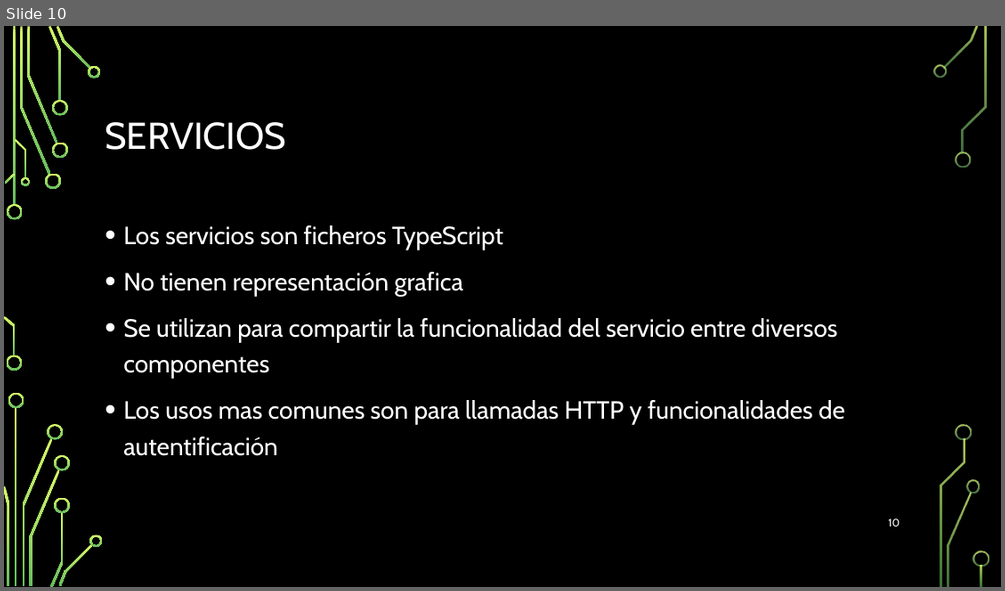
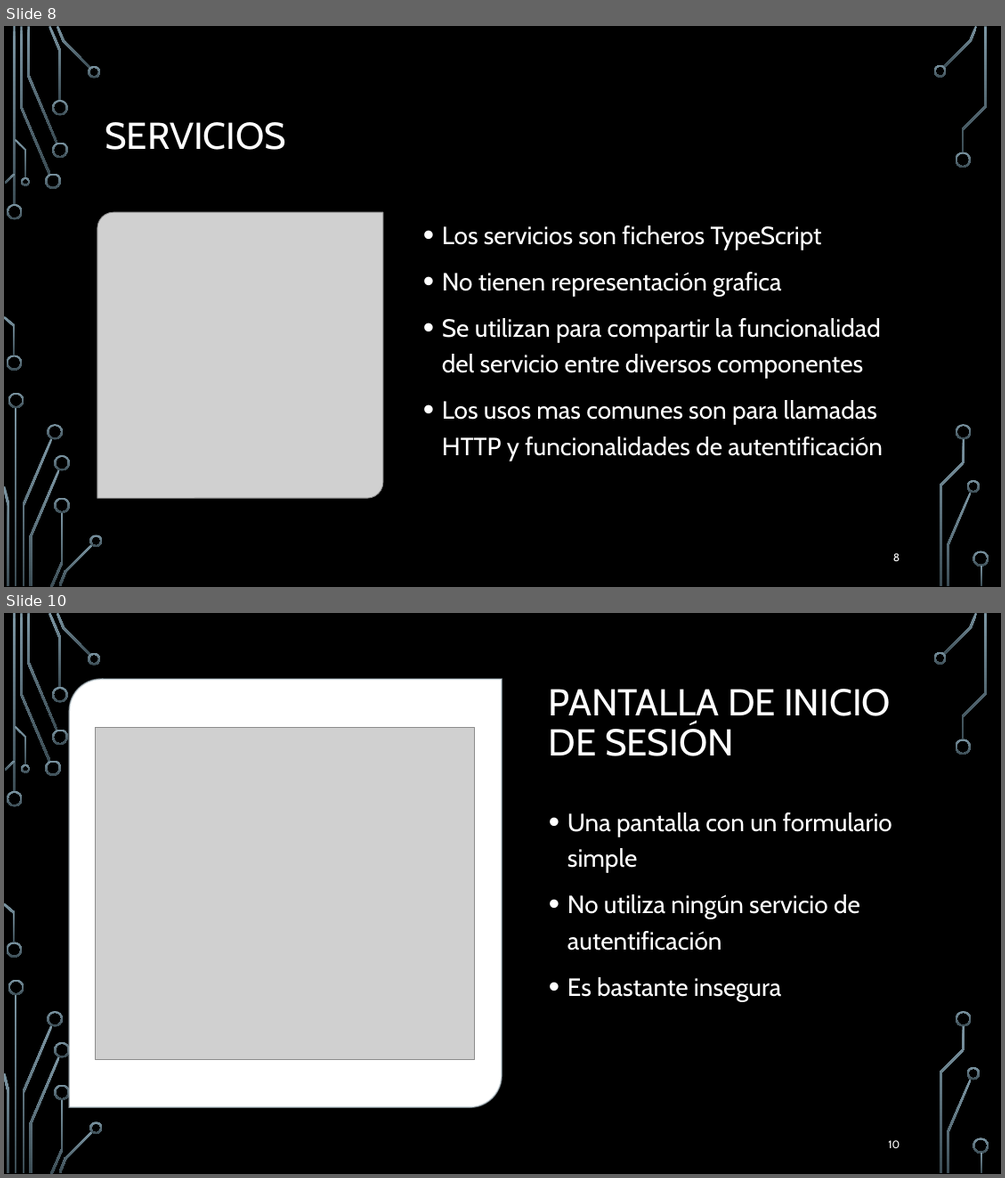
Before and after one commit to Hollex28/TFG-Proyecto_2019-2020, a slide deck: Presentacion del TFG.pptx. Shown one above the other, each under a label of ours: slide 10 before the commit, slides 8 and 10 after it; the slides between them are not shown. The pictures are 1005x591 and 1005x1178 pixels, drawn with LibreOffice and Linux fonts; fonts in the diff are those of the drawing; grey boxes stand for pictures; background and template pictures are left out. Boxes give left, top, right and bottom in pixels: in the first picture for what was removed or moved away, otherwise in the second. Text is boxed around its words. In the diff, an @@ line names an element or a change of style, - is before the commit and + after.

```diff
--- a/Presentacion del TFG.pptx
+++ b/Presentacion del TFG.pptx
@@ slide 10 added at <box>4,613,1001,1174</box>, background picture (left out); not listed: 36 template elements that a slide beside it also shows @@
@@ round diag rect added at <box>69,679,502,1107</box>, fill #FFFFFF, outline #B0C0C8 1.5 pt @@
@@ title added at <box>549,689,890,756</box>, 36 pt, text #FFFFFF @@
+PANTALLA DE INICIO DE SESIÓN
@@ picture added at <box>96,728,474,1060</box> @@
@@ text added at <box>567,812,892,1001</box>, 24 pt, text #FFFFFF @@
+• Una pantalla con un formulario simple
+• No utiliza ningún servicio de autentificación
+• Es bastante insegura
@@ page number added at <box>888,1140,899,1148</box>, 10.5 pt, text #FFFFFF @@
+10
@@ group added at <box>4,613,989,1174</box>: 33 freeform shapes, 3 rectangles @@
@@ what was slide 10 is now slide 8 @@
@@ slide 8 changed as well @@
@@ fill gradient #D8FC68 to #66BD5F to gradient #7C96A3 to #3B4C54 in 36 elements at <box>7,204,23,220</box>, <box>7,355,22,370</box>, <box>20,27,50,175</box>, <box>45,174,61,189</box>, <box>27,27,57,143</box>, <box>48,26,62,101</box>, <box>52,142,67,158</box>, <box>52,100,67,116</box>, <box>57,26,90,70</box>, <box>88,66,101,78</box>, <box>5,174,16,184</box>, <box>4,316,16,356</box>, <box>15,139,26,178</box>, <box>20,177,30,186</box>, <box>16,408,17,586</box>, <box>22,438,52,585</box>, <box>8,393,24,408</box>, <box>4,486,9,585</box>, <box>48,424,63,440</box>, <box>30,469,60,586</box>, <box>50,512,63,587</box>, <box>54,455,70,471</box>, <box>54,497,70,513</box>, <box>58,543,93,586</box>, <box>90,534,103,547</box>, <box>943,26,978,68</box>, <box>933,65,947,78</box>, <box>955,151,971,168</box>, <box>947,491,971,586</box>, <box>967,480,979,492</box>, <box>962,27,987,153</box>, <box>956,424,971,440</box>, <box>939,439,965,586</box>, <box>973,551,989,566</box>, <box>980,565,983,586</box>, <box>13,27,16,206</box> @@
@@ picture added at <box>97,212,383,498</box> @@
@@ text "Los servicios son ficheros TypeScript" rewrapped from <box>123,225,845,456</box> to <box>442,225,882,460</box> @@
@@ page number at <box>893,553,899,561</box>: text changed @@
-10
+8
```
Also in this commit, not shown: 11 other slides changed, 2 other slides added, 12 slides removed.
